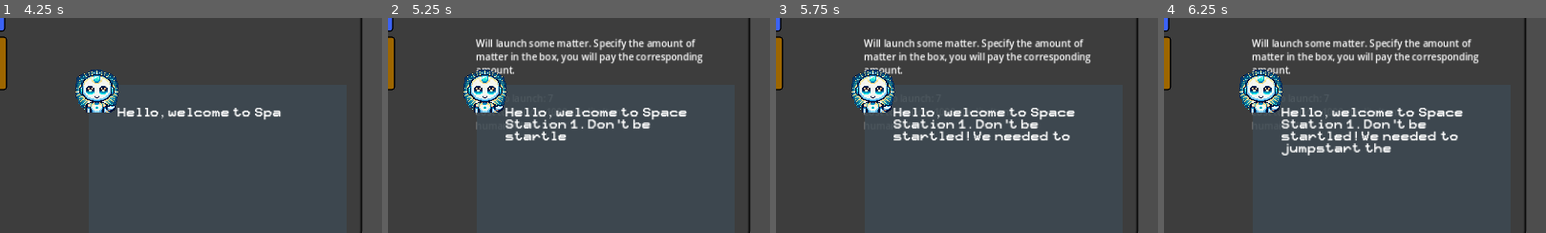
Above: before the commit, frames 1-4 (left to right).
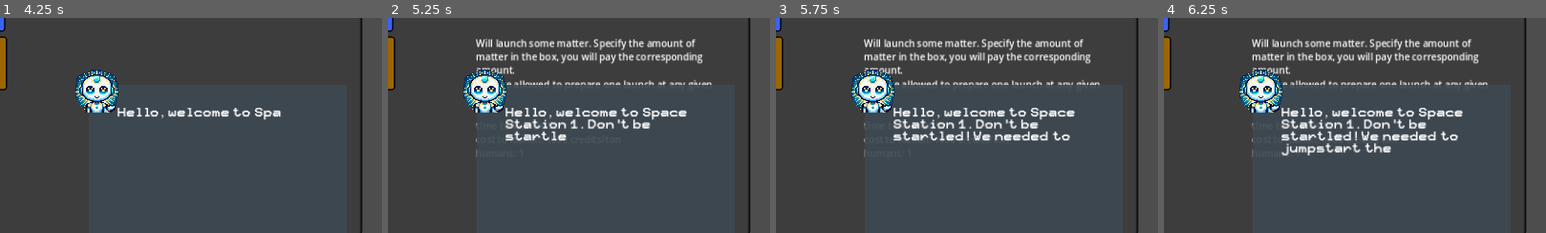
Above: after the commit, the same moments.

Repository: AndreaIdini/StarPilgrims
Game: Godot game, scene res://main.tscn
Two runs of this game, one before a commit and one after it. Both use one fixed random seed, a clock stepped at 60 frames per second and the inputs below.
Inputs:
- Up to frame 1 (4.25 s): click "Launch Humans" at 0.5 s; click "Launch Humans" at 1.25 s; click "Launch Matter" at 2 s; click "Launch Matter" at 2.75 s; click "Let's embark on this adventur…" at 3.5 s
- Up to frame 2 (5.25 s): click "Launch Humans" at 4.25 s; click "Launch Matter" at 5 s
- Up to frame 3 (5.75 s): no input
- Up to frame 4 (6.25 s): click "Menu" at 5.75 s
The pictures show only the part of the screen within x 50-100%, y 33-83%; the shares and areas given below are measured in that part.

Frame 1 is identical in both runs. In frame 2, 0.6% of the frame differs, in the area x 23-85%, y 28-65%; in frame 3, 0.6%; in frame 4, 0.6%.

Commit message:
New Messages

Diff:
--- a/Launch.gd
+++ b/Launch.gd
@@ -115,6 +115,6 @@
 
 
 func update_descriptions():
-	description_humans = "Will launch an astronaut adding them to your station's crew.\nIt takes time to get them ready and you pay in advance.\n\ntime to launch: " + str(time_to_launch …(101 unchanged characters)…
-	description_matter = "Will launch some matter. Specify the amount of matter in the box, you will pay the corresponding amount. \n\ntime to launch: " + str(time_to_laun …(105 unchanged characters)…
+	description_humans = "Will launch an astronaut adding them to your station's crew.\nIt takes time to get them ready and you pay in advance.\nYou are allowed to prepare one launch at any given time.\n\ntime to launch: " + str(time_to_launch …(101 unchanged characters)…
+	description_matter = "Will launch some matter. Specify the amount of matter in the box, you will pay the corresponding amount.\nYou are allowed to prepare one launch at any given time.\n\ntime to launch: " + str(time_to_laun …(105 unchanged characters)…
 	description_drone = "Will build a faithful little drone that will collect matter for you \n\ntime to build: " + str(time_to_build_drone) + "\nmatter cost: " + str(drone_matter_cost) + " ton\nenergy cost: "+ str(drone_energy_cost) + " kWh"
--- a/main.gd
+++ b/main.gd
@@ -108,7 +108,7 @@
 					await event_box.text_scroll("Your energy is still insufficient! The drones are taking too much, release half of them", "Accept")
 					station.drones = floor(station.drones/2)
 				else:
-					story_box.game_over("You don't have enough energy to sustain your station's basic functions.\n\nYou are forced to shut down and drift in space until your husk is recycled by some other drone.\n\n\n\n\n\n(If you're given name is Andrea, you might consider this a win)")
+					story_box.game_over("You don't have enough energy to sustain your station's basic functions.\n\nYou are forced to shut down and drift in space until your husk is recycled by some other drone.\n\n\n\n\n\n(If your given name is Andrea, you might consider this a win)")
 
 		energy_crisis = false
 	pass
